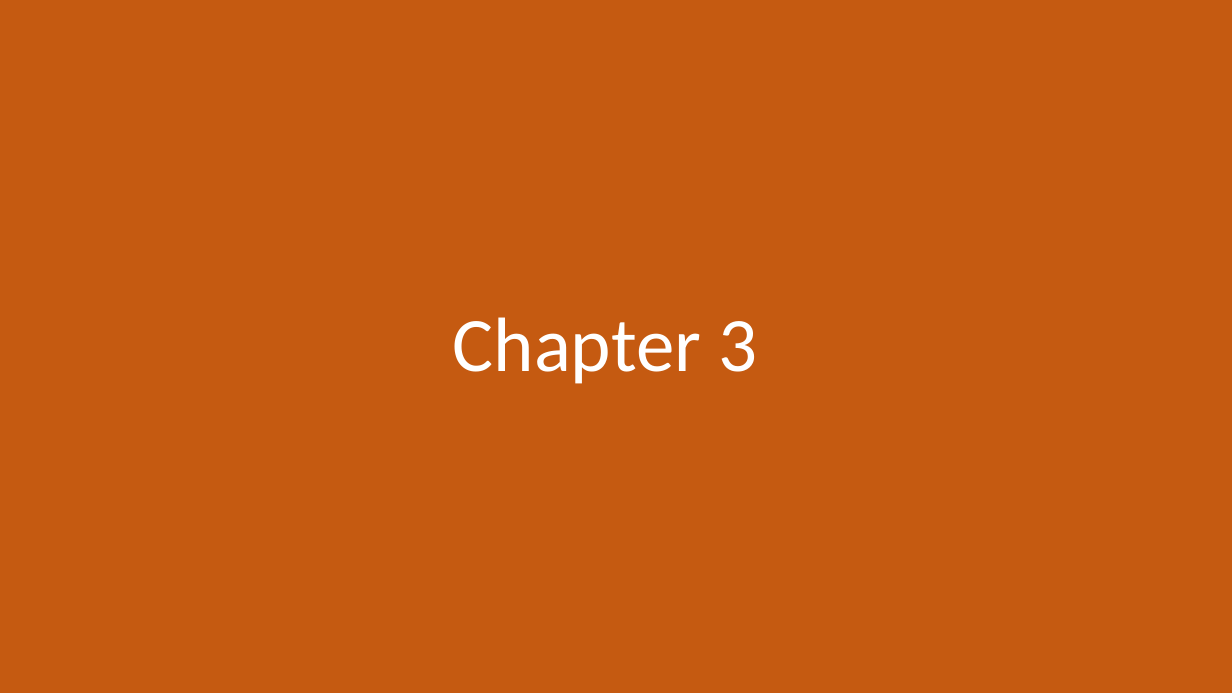
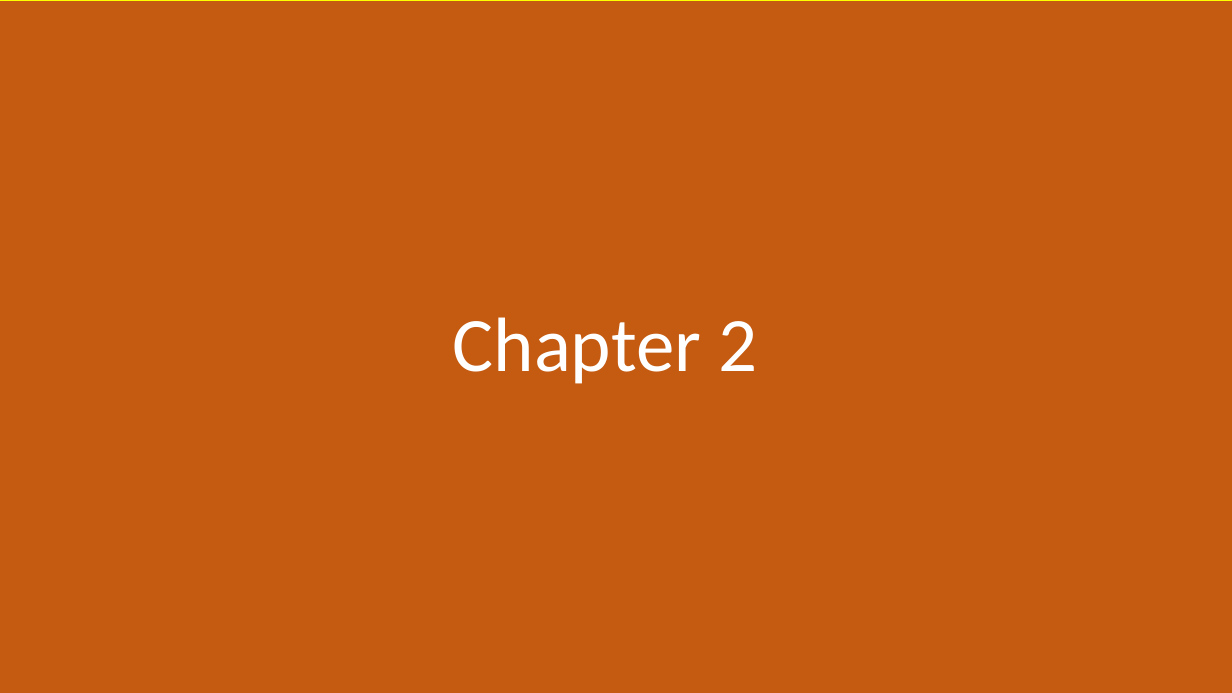
Before and after one commit to morkkis/PWD, a slide deck: slide 1 of presentations/chapter-2/Practical Web Dev.pptx. Drawn at 1232x693 pixels with LibreOffice and Linux fonts; fonts in the diff are those of the drawing. Boxes give left, top, right and bottom in pixels: in the first picture for what was removed or moved away, otherwise in the second. Text is boxed around its words. In the diff, an @@ line names an element or a change of style, - is before the commit and + after.

Commit message:
replace steps - css chapter with js chapter

```diff
--- a/presentations/chapter-2/Practical Web Dev.pptx
+++ b/presentations/chapter-2/Practical Web Dev.pptx
@@ rectangle at (0,0,1232,693): outline none to #FFFF00 0.5 pt @@
@@ title at (453,317,758,384): text changed @@
-Chapter 3
+Chapter 2
```
Also in this commit, not shown: 2 other slides changed, 17 slides added, 27 slides removed, 7 other files.
